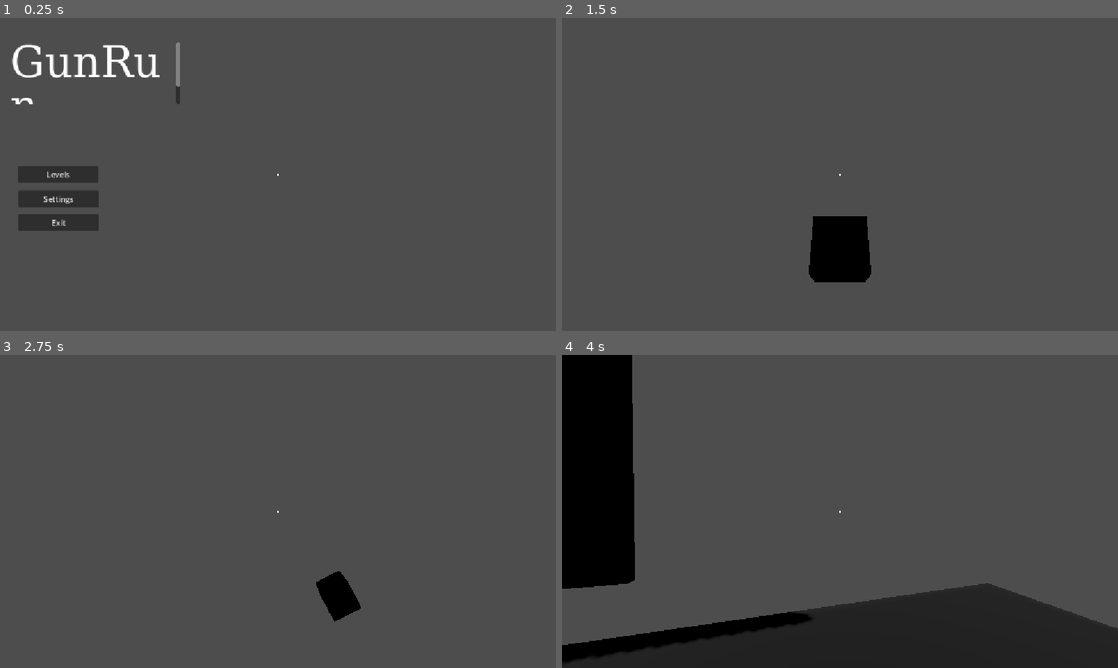
Above: before the commit, frames 1-4 (two rows, left to right).
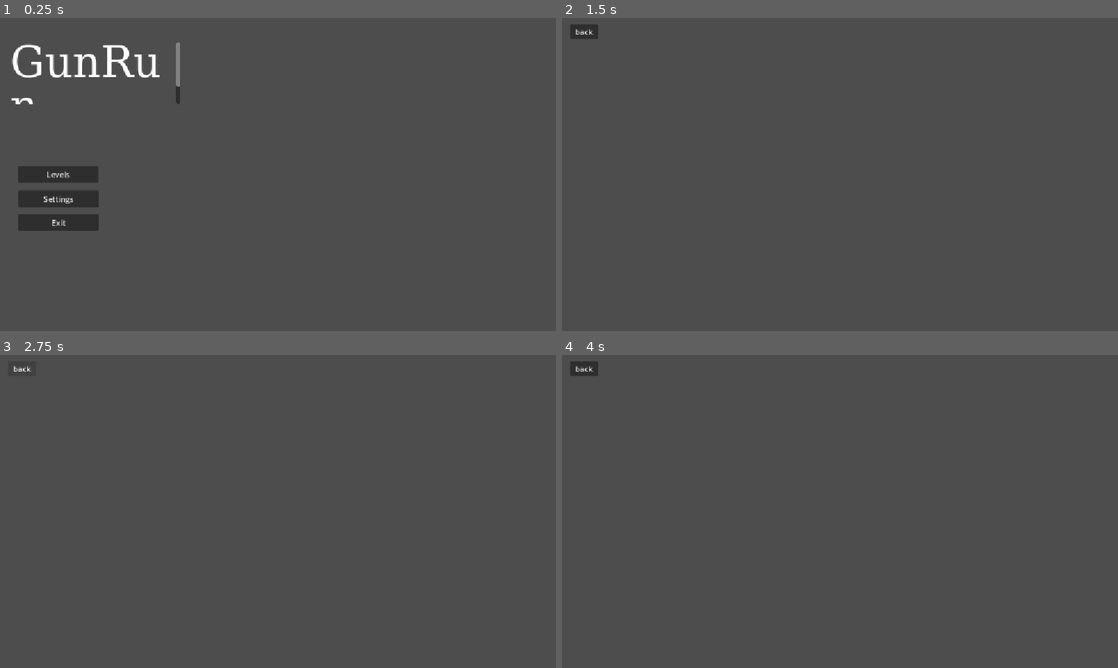
Above: after the commit, the same moments.

Repository: tarr2f/Game-Off-2026
Game: Godot game, scene res://scenes/game.tscn
The game is run twice, just before and just after one commit, with the same random seed, the same clock (stepped at 60 frames per second) and the same inputs.
Inputs (mouse positions are in pixels of both pictures, inside the frame that each line leads up to):
- Up to frame 1 (0.25 s): no input
- Up to frame 2 (1.5 s): click "Levels" at 0.5 s; click (628, 115) at 1.25 s, where only the run before the commit has a clickable "^debug"
- Up to frame 3 (2.75 s): click (22, 367) at 2 s, where only the run after the commit has a clickable "back"
- Up to frame 4 (4 s): move the mouse to (867, 511) at 2.77 s; hold W (forwards) from 2.78 s (still down); click (867, 511) at 2.85 s; right-click (867, 511) at 3.05 s; move the mouse to (812, 511) at 3.52 s; right-click (812, 511) at 3.6 s; tap Alt (alt, bound only after the commit) at 3.8 s

The runs differ from the first frame. In frame 1, less than 0.1% of the frame differs, in the area x 49-51%, y 49-51%; in frame 2, 2.4%; in frame 3, 0.8%; in frame 4, 27%, in the area x 0-100%, y 0-100%.

Commit message:
fixed bugs and changed laoding method. see devlog.md for further expl.

Diff:
--- a/project.godot
+++ b/project.godot
@@ -80,6 +80,11 @@
 "events": [Object(InputEventMouseButton,"resource_local_to_scene":false,"resource_name":"","device":-1,"window_id":0,"a …(259 unchanged characters)…
 ]
 }
+alt={
+"deadzone": 0.2,
+"events": [Object(InputEventKey,"resource_local_to_scene":false,"resource_name":"","device":-1,"window_id":0,"alt_pressed":false,"shift_pressed":false,"ctrl_pressed":false,"meta_pressed":false,"pressed":false,"keycode":0,"physical_keycode":4194328,"key_label":0,"unicode":0,"location":0,"echo":false,"script":null)
+]
+}
 
 [physics]
 
--- a/scenes/game.tscn
+++ b/scenes/game.tscn
@@ -1,5 +1,6 @@
 [gd_scene format=3 uid="uid://dlesgo4mf0nfr"]
 
+[ext_resource type="Script" uid="uid://4gxbgmc3hw38" path="res://scripts/main.gd" id="1_iywne"]
 [ext_resource type="Script" uid="uid://bs03mqsqqnyal" path="res://scripts/player.gd" id="1_lbhrr"]
 [ext_resource type="Script" uid="uid://76m3h7lx0d0b" path="res://scripts/crosshair.gd" id="2_iywne"]
 [ext_resource type="Script" uid="uid://bd0s6uhldoha" path="res://scripts/mainmenu.gd" id="3_p57ef"]
@@ -33,6 +34,7 @@
 cache/0/90/0/scale = 1.0
 
 [node name="main" type="Node3D" unique_id=1601298586]
+script = ExtResource("1_iywne")
 
 [node name="PLayer" type="CharacterBody3D" parent="." unique_id=675601296]
 transform = Transform3D(1, 0, 0, 0, 1, 0, 0, 0, 1, 0, 1.1, 0)
@@ -56,6 +58,7 @@
 [node name="CanvasLayer" type="CanvasLayer" parent="PLayer" unique_id=457368955]
 
 [node name="ColorRect" type="ColorRect" parent="PLayer/CanvasLayer" unique_id=303969306]
+visible = false
 anchors_preset = 8
 anchor_left = 0.5
 anchor_top = 0.5
@@ -140,23 +143,10 @@
 text = "GunRun"
 
 [node name="_levels" type="Control" parent="Menu" unique_id=653156535]
+visible = false
 anchors_preset = 0
 offset_right = 40.0
 offset_bottom = 40.0
-script = ExtResource("4_u5sy4")
-
-[node name="Debug" type="Button" parent="Menu/_levels" unique_id=250133026]
-layout_mode = 1
-anchors_preset = -1
-anchor_left = 3.5870001
-anchor_top = 5.1000004
-anchor_right = 3.5870001
-anchor_bottom = 5.1000004
-offset_left = -54.48001
-offset_top = -52.000015
-offset_right = 54.51999
-offset_bottom = 51.999985
-text = "^debug"
 
 [node name="Back" type="Button" parent="Menu/_levels" unique_id=751388910]
 layout_mode = 1
@@ -171,4 +161,37 @@
 offset_bottom = 19.0
 text = "back"
 
+[node name="_deblevels" type="Control" parent="Menu" unique_id=973999387]
+visible = false
+anchors_preset = 0
+offset_right = 40.0
+offset_bottom = 40.0
+script = ExtResource("4_u5sy4")
+
+[node name="Debug" type="Button" parent="Menu/_deblevels" unique_id=45509358]
+layout_mode = 1
+anchors_preset = -1
+anchor_left = 3.5870001
+anchor_top = 5.1000004
+anchor_right = 3.5870001
+anchor_bottom = 5.1000004
+offset_left = -54.48001
+offset_top = -52.000015
+offset_right = 54.51999
+offset_bottom = 51.999985
+text = "^debug"
+
+[node name="Back" type="Button" parent="Menu/_deblevels" unique_id=1477021451]
+layout_mode = 1
+anchors_preset = -1
+anchor_left = 1.1370001
+anchor_top = 0.625
+anchor_right = 1.1370001
+anchor_bottom = 0.625
+offset_left = -29.480003
+offset_top = -12.0
+offset_right = 29.519997
+offset_bottom = 19.0
+text = "back"
+
 [node name="level_con" type="Node3D" parent="." unique_id=2042272147]
--- a/scripts/gungun.gd
+++ b/scripts/gungun.gd
@@ -3,7 +3,7 @@
 var guntype: int = 0
 const modecount = 3
 
-# dont do more then 1 cause it breaks
+# NOTE: dont do more then 1 cause it breaks
 var propbounce: float = 1.0
 
 func shoot(ray: RayCast3D) -> void:
@@ -25,7 +25,7 @@
 					print("if its set to do nothing, nothing happens")
 					# TODO - add stuff and remember to change modecount you idiot
 
-# omega debug - remove in playable build of game
+# HACK: omega debug - remove in playable build of game
 func _process(float) -> void:
 	if Input.is_action_just_pressed("wheel_up"):
 		guntype = clamp(guntype + 1, 0, modecount)
--- a/scripts/levels.gd
+++ b/scripts/levels.gd
@@ -1,25 +1,15 @@
 extends Control
 
-@onready var player: CharacterBody3D = $"../../PLayer"
+@onready var main = get_node("/root/main")
 
 @onready var menu: Control = $".."
-@onready var level_con: Node3D = $"../../level_con"
 
 @onready var debug: Button = $Debug
 @onready var back: Button = $Back
-
-const DEBUG = preload("uid://btu530iyamiyy")
 
 func _ready() -> void:
 	back.pressed.connect(menu.goback.bind(self))
 	debug.pressed.connect(goto_debug)
 
 func goto_debug() -> void:
-	load_lvl(DEBUG)
-
-func load_lvl(scene: PackedScene) -> void:
-	for child in level_con.get_children():
-		child.queue_free()
-	self.hide()
-	level_con.add_child(scene.instantiate())
-	player._spawn()
+	main.load_lvl("debug")
--- /dev/null
+++ b/scripts/main.gd
@@ -0,0 +1,15 @@
+extends Node3D
+
+@onready var player: CharacterBody3D = $PLayer
+@onready var level_con: Node3D = $level_con
+@onready var menu: Control = $Menu
+
+func load_lvl(scene: String) -> void:
+	var scene_pth = "res://scenes/" + scene + ".tscn"
+	for child in level_con.get_children():
+		child.queue_free()
+	for child in menu.get_children():
+		child.hide()
+	level_con.add_child(load(scene_pth).instantiate())
+	if level_con.get_child_count() > 0:
+		player._spawn()
--- a/scripts/mainmenu.gd
+++ b/scripts/mainmenu.gd
@@ -6,20 +6,21 @@
 
 @onready var _main: Control = $_main
 @onready var _levels: Control = $_levels
+@onready var _deblevels: Control = $"_deblevels"
 
 
 func _ready() -> void:
 	exit.pressed.connect(on_exit)
 	levels.pressed.connect(jump_levels)
-	_levels.hide()
-
 
 func on_exit() -> void:
 	get_tree().quit()
 
 func jump_levels() -> void:
+	if Input.is_action_pressed("alt"):
+		_deblevels.show()
+	_levels.show()
 	_main.hide()
-	_levels.show()
 
 func goback(current: Control) -> void:
 	current.hide()
--- a/scripts/player.gd
+++ b/scripts/player.gd
@@ -3,6 +3,7 @@
 @onready var cam_node: Node3D = $CamNode
 @onready var ray_cast_3d: RayCast3D = $CamNode/RayCast3D
 @onready var level_con: Node3D = $"../level_con"
+@onready var crosshair: ColorRect = $CanvasLayer/ColorRect
 
 var def_speed = 5.0
 var speed = 5.0
@@ -17,6 +18,7 @@
 
 func _spawn() -> void:
 	Input.mouse_mode = Input.MOUSE_MODE_CAPTURED
+	crosshair.visible = true
 	if level_con.has_node("Node3D/SpawnPos"):
 		global_transform = level_con.get_node("Node3D/SpawnPos").global_transform
 
Not shown, changed: export_presets.cfg
Not shown, added: scripts/main.gd.uid
Not shown, changed: devlog.md
